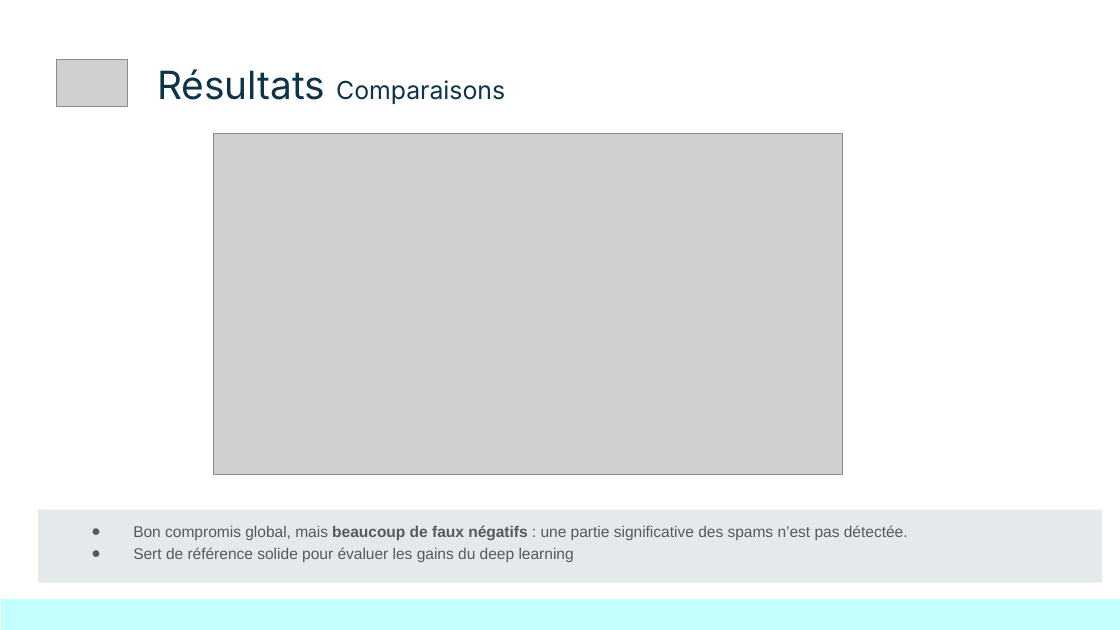
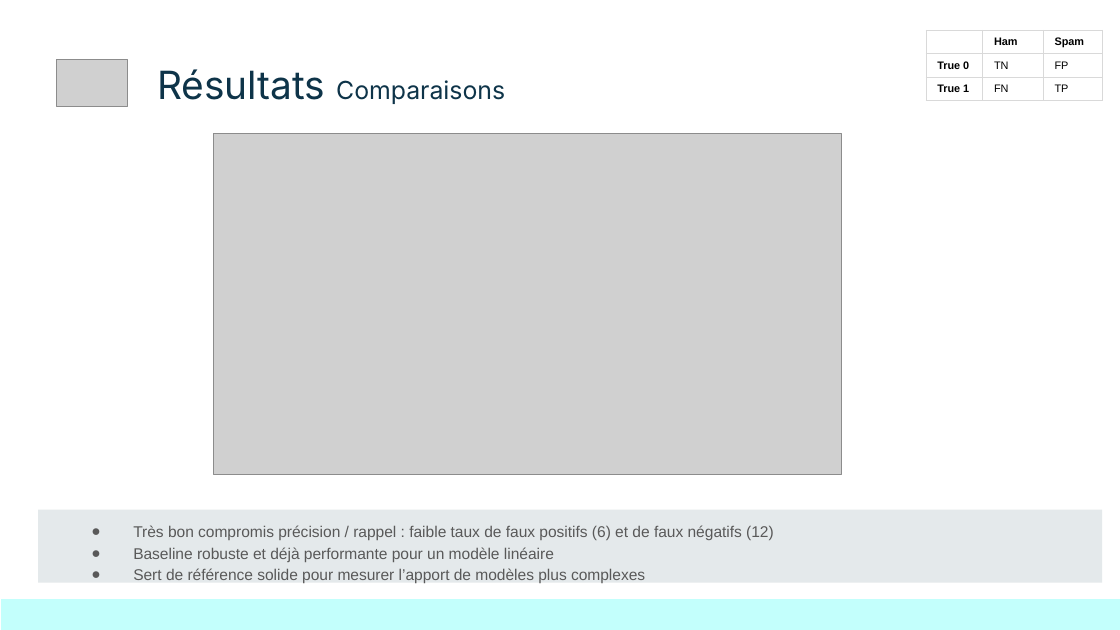
Before and after one commit to jyvuillequez/Bloc_04_Projet_ATnT, a slide deck: slide 7 of présentation/Bloc_04_Projet_ATnT.pptx. Drawn at 1120x630 pixels with LibreOffice and Linux fonts; fonts in the diff are those of the drawing; grey boxes stand for pictures. Boxes give left, top, right and bottom in pixels: in the first picture for what was removed or moved away, otherwise in the second. Text is boxed around its words. In the diff, an @@ line names an element or a change of style, - is before the commit and + after.

```diff
--- a/présentation/Bloc_04_Projet_ATnT.pptx
+++ b/présentation/Bloc_04_Projet_ATnT.pptx
@@ table added at bbox=[926, 30, 1102, 103], 3 rows, 3 columns @@
+ | Ham | Spam
+True 0 | TN | FP
+True 1 | FN | TP
@@ text at bbox=[133, 525, 774, 583]: text changed @@
-● Bon compromis global, mais beaucoup de faux négatifs : une partie significative des spams n’est pas détectée.
-● Sert de référence solide pour évaluer les gains du deep learning
+● Très bon compromis précision / rappel : faible taux de faux positifs (6) et de faux négatifs (12)
+● Baseline robuste et déjà performante pour un modèle linéaire
+● Sert de référence solide pour mesurer l’apport de modèles plus complexes
```
Also in this commit, not shown: 5 other slides changed, 2 other files.
